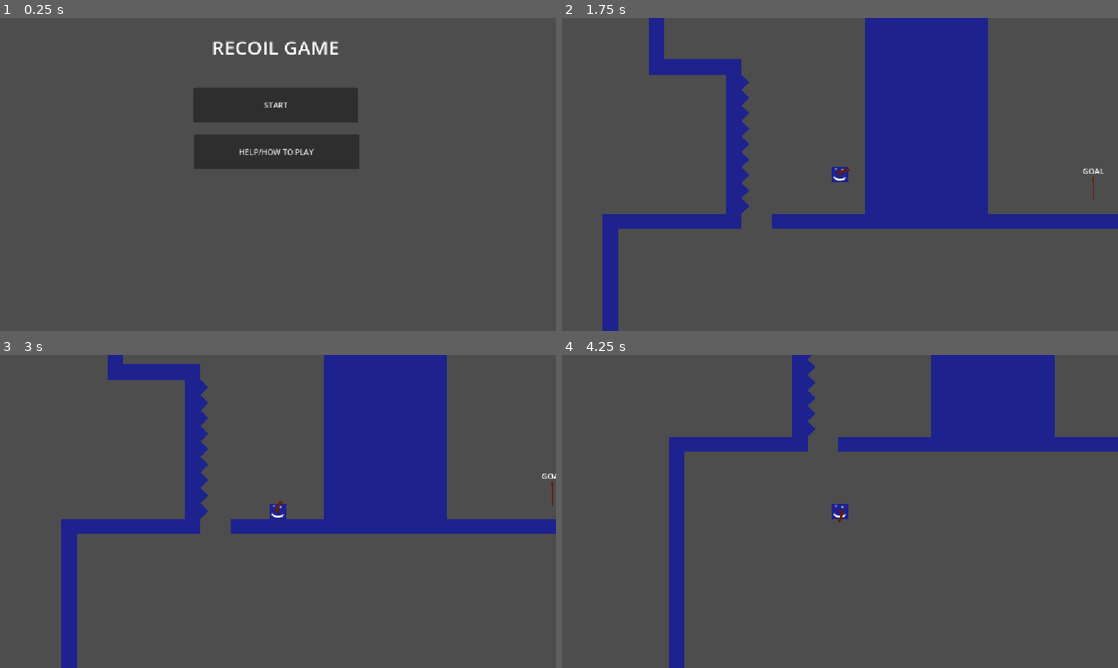
Above: before the commit, frames 1-4 (two rows, left to right).
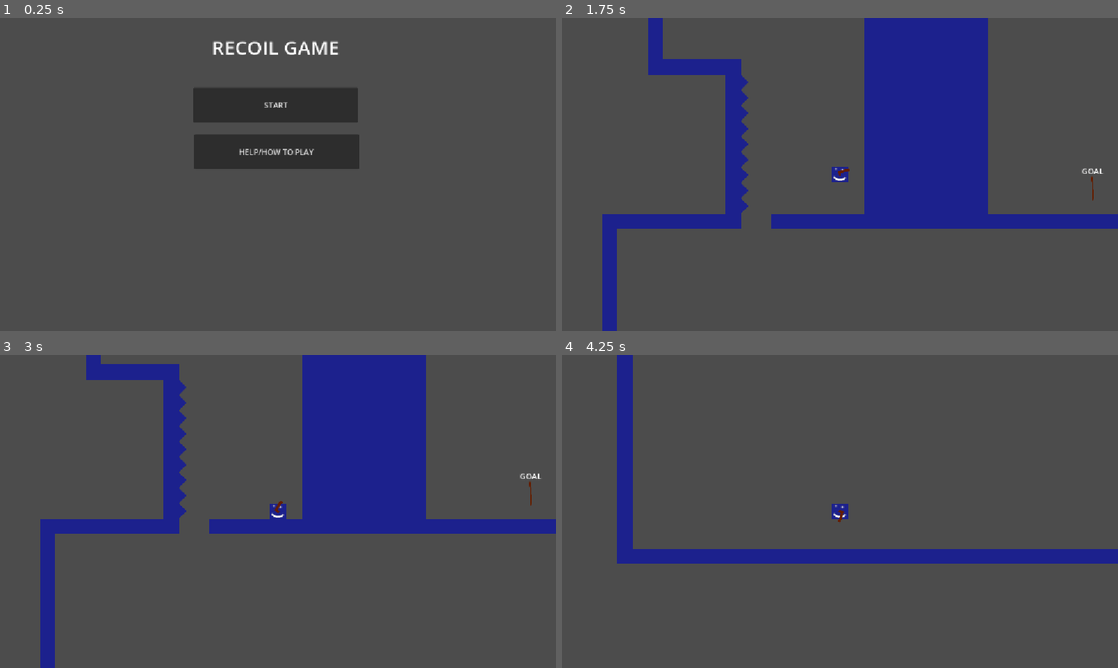
Above: after the commit, the same moments.

Repository: ejoit/Shooter-Game
Game: Godot game, scene res://Scenes/tile_screen.tscn
Two runs of this game, one before a commit and one after it. Both use one fixed random seed, a clock stepped at 60 frames per second and the inputs below.
Inputs (mouse positions are in pixels of both pictures, inside the frame that each line leads up to):
- Up to frame 1 (0.25 s): no input
- Up to frame 2 (1.75 s): click "START" at 0.5 s; tap Enter (ui_accept) at 1.25, 1.52 s; move the mouse to (962, 158) at 1.27 s; hold Right (ui_right) from 1.28 s (still down); click (962, 158) at 1.35 s
- Up to frame 3 (3 s): move the mouse to (166, 527) at 2.02 s; click (166, 527) at 2.1 s; tap Enter (ui_accept) at 2.27 s; move the mouse to (333, 442) at 2.77 s; release Right (ui_right) at 2.78 s; hold Left (ui_left) from 2.78 s (still down); click (333, 442) at 2.85 s
- Up to frame 4 (4.25 s): move the mouse to (812, 574) at 3.52 s; release Left (ui_left) at 3.53 s; hold Right (ui_right) from 3.53 s (still down); click (812, 574) at 3.6 s; tap Enter (ui_accept) at 3.77 s

The runs differ from the first frame. In frame 2, 0.4% of the frame differs, in the area x 9-98%, y 0-100%; in frame 3, 11%; in frame 4, 18%, in the area x 9-100%, y 0-100%.

Commit message:
ahhhhhhhh
Due to a major glitch where being on wall wont regisiter im changing my node code

Diff:
--- a/Levels/Test-Levels/TestLevel-0.tscn
+++ b/Levels/Test-Levels/TestLevel-0.tscn
@@ -62,3 +62,5 @@
 [node name="Level_Swaper" parent="." unique_id=2049589459 instance=ExtResource("6_wmsvh")]
 position = Vector2(584, -72)
 next_level = "res://Levels/Test-Levels/TestLevel-1.tscn"
+
+[node name="CanvasModulate" type="CanvasModulate" parent="." unique_id=493499244]
--- a/Player/Scripts/fall.gd
+++ b/Player/Scripts/fall.gd
@@ -2,7 +2,7 @@
 @onready var player: CharacterBody2D
 var GRAVITY = 1800
 
-var speed = 280
+var speed = 290
 var acceleration = 1000
 
 func enter() -> void:
@@ -13,9 +13,10 @@
 	print("fall")
 	player.velocity.y += GRAVITY * _delta
 	player.velocity.x = move_toward(player.velocity.x, player.direction * speed, acceleration * _delta)
-	if player.is_on_floor():
+
+	if player.is_on_floor() and !player.velocity.x == 0:
+		state_machine.change_state("move")
+		return
+	elif player.is_on_floor() and player.velocity.x == 0:
 		state_machine.change_state("idle")
-	if player.is_on_floor() and player.velocity.y >= 0:
-		state_machine.change_state("move")
-	if player.is_on_wall() and player.can_wall_slide == true:
-		state_machine.change_state("wall")
+		return
--- /dev/null
+++ b/Player/Scripts/ground.gd
@@ -0,0 +1,9 @@
+extends State
+@onready var player: CharacterBody2D
+
+
+func enter() -> void:
+	player = state_machine.get_parent()
+
+func physics_update(_delta: float) -> void:
+	pass
--- a/Player/Scripts/idle.gd
+++ b/Player/Scripts/idle.gd
@@ -10,6 +10,7 @@
 	player.wall_timer_started = false
 
 func physics_update(_delta: float) -> void:
+
 	print("idle")
 	if Input.is_action_just_pressed("ui_left") or Input.is_action_just_pressed("ui_right"):
 		state_machine.change_state("move")
--- a/Player/Scripts/jump.gd
+++ b/Player/Scripts/jump.gd
@@ -9,8 +9,9 @@
 
 func physics_update(_delta: float) -> void:
 	print("jump")
-	if not player.is_on_floor() or not player.is_on_wall_only():
+	if not player.is_on_floor():
 		state_machine.change_state("fall")
-
-	if player.is_on_wall_only():
-		state_machine.change_state("wall")
+		return
+	elif  player.is_on_floor() and !player.velocity.x == 0:
+		state_machine.change_state("move")
+		return
--- a/Player/Scripts/move.gd
+++ b/Player/Scripts/move.gd
@@ -9,14 +9,15 @@
 	player.wall_timer_started = false
 
 func physics_update(delta: float) -> void:
+
 	print("movin")
 	player.velocity.x = move_toward(player.velocity.x, player.direction * speed, acceleration * delta)
+
 	if player.is_on_floor():
 		player.can_wall_slide = true
 	if not player.is_on_floor():
 		state_machine.change_state("fall")
-	if player.is_on_wall():
-		pass
+
 
 	if player.velocity.x == 0:
 		state_machine.change_state("idle")
--- /dev/null
+++ b/Player/Scripts/recoil.gd
@@ -0,0 +1,11 @@
+extends State
+
+
+# Called when the node enters the scene tree for the first time.
+func _ready() -> void:
+	pass # Replace with function body.
+
+
+# Called every frame. 'delta' is the elapsed time since the previous frame.
+func _process(delta: float) -> void:
+	pass
--- a/Player/Scripts/wall.gd
+++ b/Player/Scripts/wall.gd
@@ -7,28 +7,21 @@
 
 func enter() -> void:
 	player = state_machine.get_parent()
-
+	player.velocity.y = 0
 
 func physics_update(delta: float) -> void:
-	if player.can_wall_slide == true:
-		player.velocity.y = 0
-	elif player.can_wall_slide == false:
-		state_machine.change_state("fall")
 	print("wall")
 	player.velocity.x = move_toward(player.velocity.x, player.direction * speed, acceleration * delta)
 
-	if player.can_wall_slide == true:
-		player.velocity.y += 50 * delta
+	player.velocity.y += 50 * delta
 
-		if player.wall_timer_started == false:
-			player.wall_timer_started = true
-			$"../../Timers/on_wall".start()
+	if player.wall_timer_started == false:
+		player.wall_timer_started = true
+		$"../../Timers/on_wall".start()
 
-	elif player.can_wall_slide == false:
+	if player.can_wall_slide == false:
 		state_machine.change_state("fall")
 
-	if player.is_on_floor():
-		state_machine.change_state("idle")
 
 	if player.is_on_floor() and player.velocity.y >= 0:
 		state_machine.change_state("move")
--- a/Scenes/player.tscn
+++ b/Scenes/player.tscn
@@ -7,10 +7,12 @@
 [ext_resource type="AudioStream" uid="uid://u8e06n0l7dgt" path="res://beta Throwaway stuuf/Shoot6.wav" id="5_fkybt"]
 [ext_resource type="Script" uid="uid://ekba1musokti" path="res://Player/Scripts/StateMachine.gd" id="6_8erm5"]
 [ext_resource type="Script" uid="uid://bffw465m81c5h" path="res://Player/Scripts/move.gd" id="7_3smsa"]
+[ext_resource type="Script" uid="uid://cext0l4oc11n0" path="res://Player/Scripts/State.gd" id="7_ukyrk"]
 [ext_resource type="Script" uid="uid://cfabngnsxlwbc" path="res://Player/Scripts/idle.gd" id="8_tx1dd"]
 [ext_resource type="Script" uid="uid://biqngvs0co5vh" path="res://Player/Scripts/fall.gd" id="9_f1ek2"]
 [ext_resource type="Script" uid="uid://d13oeef1avnan" path="res://Player/Scripts/jump.gd" id="10_tx1dd"]
 [ext_resource type="Script" uid="uid://dnpqxyth7cgrn" path="res://Player/Scripts/wall.gd" id="11_gymyn"]
+[ext_resource type="Script" uid="uid://nk2ef3dfskay" path="res://Player/Scripts/recoil.gd" id="12_pu2lt"]
 
 [sub_resource type="RectangleShape2D" id="RectangleShape2D_vgqql"]
 size = Vector2(30, 30)
@@ -99,23 +101,31 @@
 initial_state = NodePath("idle")
 metadata/_custom_type_script = "uid://ekba1musokti"
 
+[node name="Ground" type="Node" parent="StateMachine" unique_id=303865794]
+script = ExtResource("7_ukyrk")
+metadata/_custom_type_script = "uid://cext0l4oc11n0"
+
+[node name="Jump" type="Node" parent="StateMachine" unique_id=1559442502]
+script = ExtResource("10_tx1dd")
+metadata/_custom_type_script = "uid://cext0l4oc11n0"
+
+[node name="fall" type="Node" parent="StateMachine" unique_id=702826278]
+script = ExtResource("9_f1ek2")
+metadata/_custom_type_script = "uid://cext0l4oc11n0"
+
+[node name="wall" type="Node" parent="StateMachine" unique_id=564244971]
+script = ExtResource("11_gymyn")
+metadata/_custom_type_script = "uid://cext0l4oc11n0"
+
+[node name="recoil" type="Node" parent="StateMachine" unique_id=1343325213]
+script = ExtResource("12_pu2lt")
+metadata/_custom_type_script = "uid://cext0l4oc11n0"
+
 [node name="idle" type="Node" parent="StateMachine" unique_id=820644595]
 script = ExtResource("8_tx1dd")
 
 [node name="move" type="Node" parent="StateMachine" unique_id=126587122]
 script = ExtResource("7_3smsa")
 
-[node name="fall" type="Node" parent="StateMachine" unique_id=702826278]
-script = ExtResource("9_f1ek2")
-metadata/_custom_type_script = "uid://cext0l4oc11n0"
-
-[node name="Jump" type="Node" parent="StateMachine" unique_id=1559442502]
-script = ExtResource("10_tx1dd")
-metadata/_custom_type_script = "uid://cext0l4oc11n0"
-
-[node name="wall" type="Node" parent="StateMachine" unique_id=564244971]
-script = ExtResource("11_gymyn")
-metadata/_custom_type_script = "uid://cext0l4oc11n0"
-
 [connection signal="timeout" from="Timers/on_wall" to="StateMachine/wall" method="_on_on_wall_timeout"]
 [connection signal="timeout" from="Timers/Recoil_Timer" to="." method="_on_recoil_timer_timeout"]
--- a/project.godot
+++ b/project.godot
@@ -65,3 +65,4 @@
 rendering_device/driver.windows="d3d12"
 renderer/rendering_method="gl_compatibility"
 renderer/rendering_method.mobile="gl_compatibility"
+viewport/hdr_2d=true
Not shown, added: Player/Scripts/ground.gd.uid
Not shown, added: Player/Scripts/recoil.gd.uid
